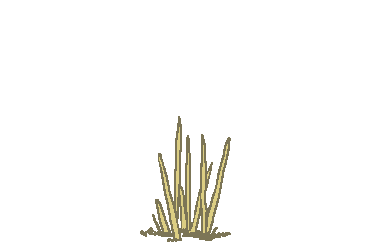
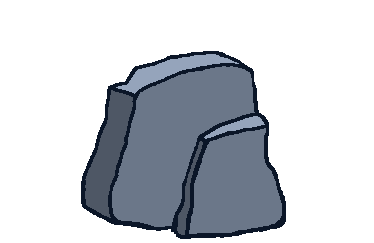
Layer changes from the first w=374, h=243 image to the second:
added layer "rock" above "wheat" over [81, 51, 286, 239]
hid "grass" over [140, 116, 231, 242]
